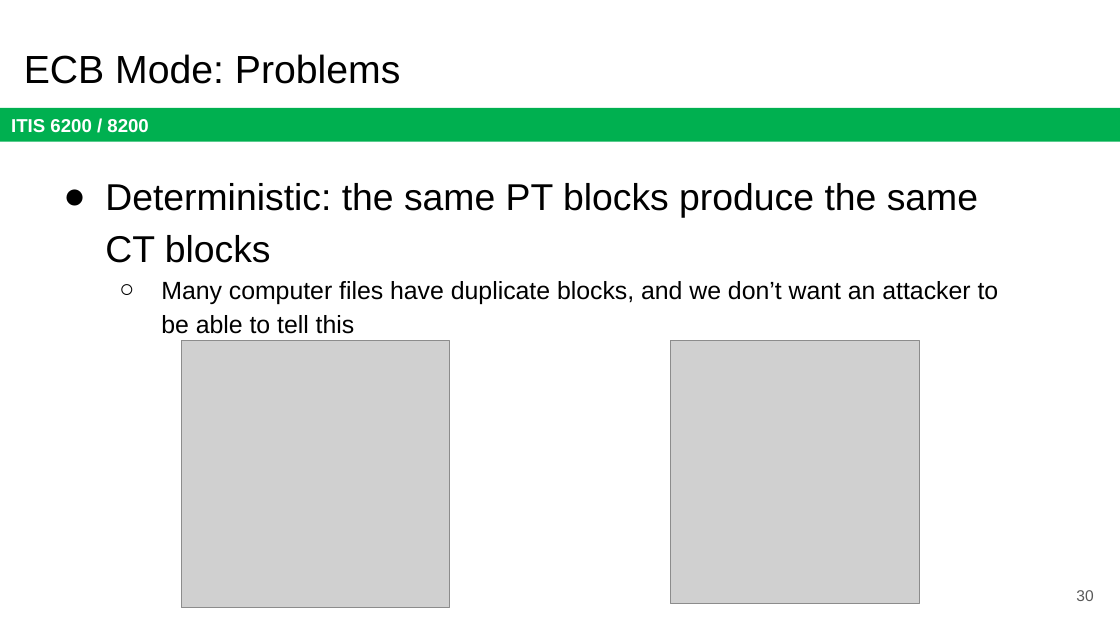
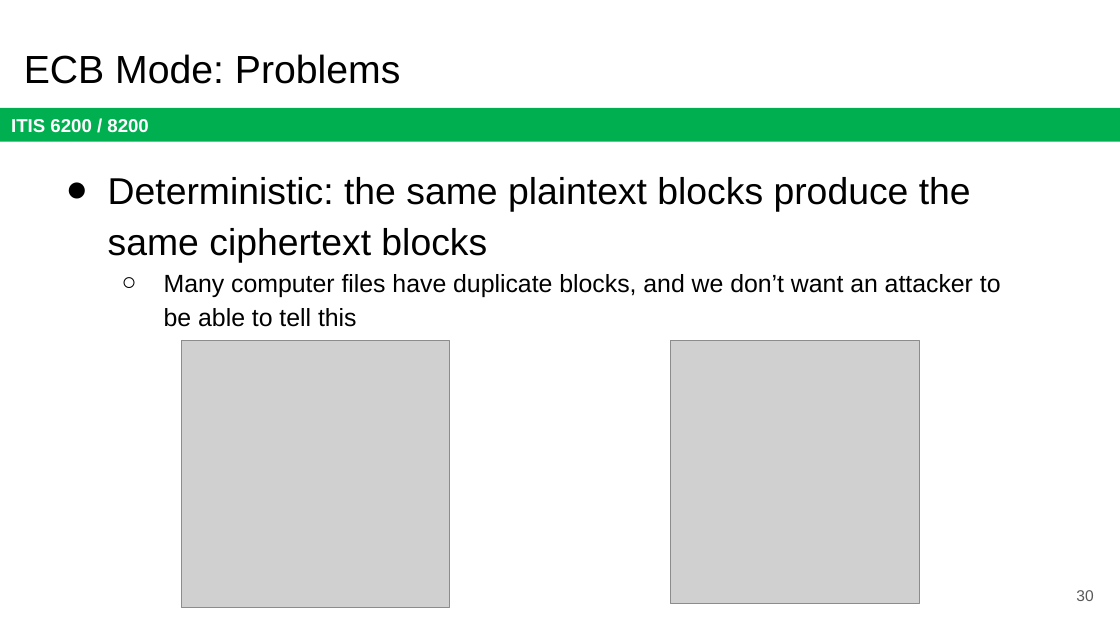
Before and after one commit to jx5c/github.io, a slide deck: slide 30 of teaching/ITIS6200/2023fa/lectures/lec03.pptx. Drawn at 1120x630 pixels with LibreOffice and Linux fonts; fonts in the diff are those of the drawing; grey boxes stand for pictures. Boxes give left, top, right and bottom in pixels: in the first picture for what was removed or moved away, otherwise in the second. Text is boxed around its words. In the diff, an @@ line names an element or a change of style, - is before the commit and + after.

```diff
--- a/teaching/ITIS6200/2023fa/lectures/lec03.pptx
+++ b/teaching/ITIS6200/2023fa/lectures/lec03.pptx
@@ text at [108, 177, 971, 263]: text changed @@
-● Deterministic: the same PT blocks produce the same CT blocks
+● Deterministic: the same plaintext blocks produce the same ciphertext blocks
```
Also in this commit, not shown: 25 other slides changed, 1 other file.
